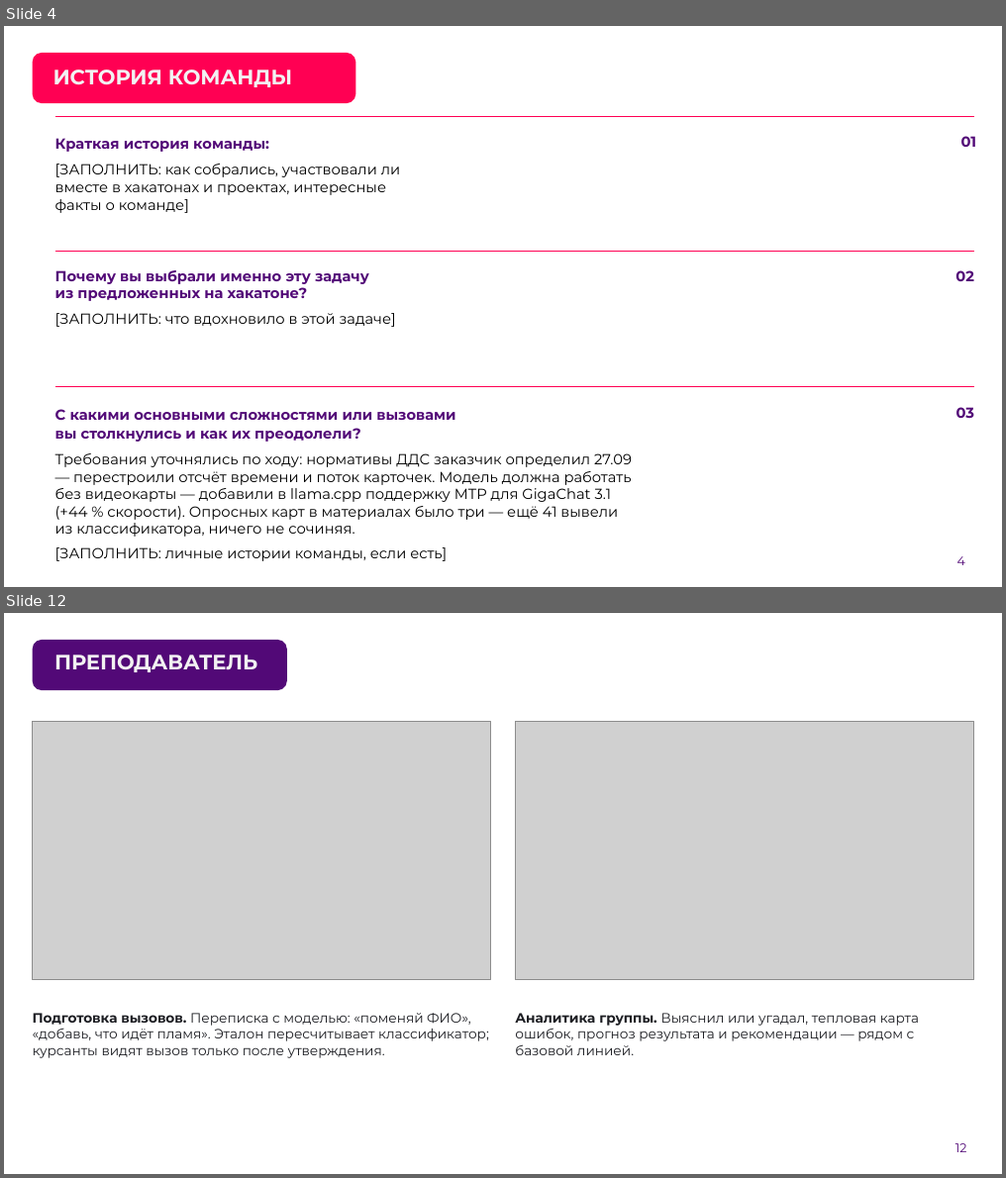
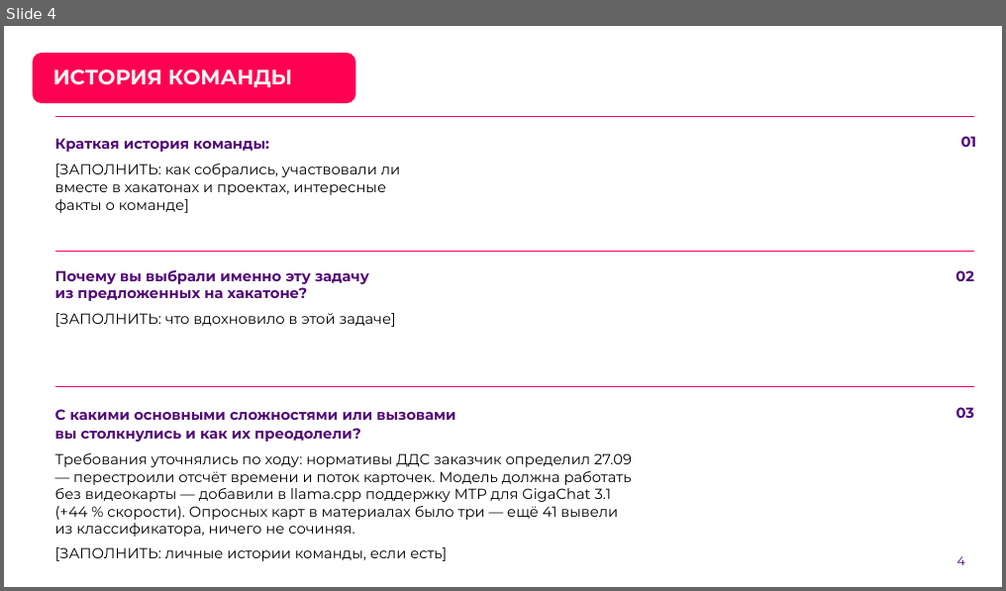
Before and after one commit to Den4ikAI/arm112-trainer_final, a slide deck: docs/презентация.pptx. Shown one above the other, each under a label of ours: slides 4 and 12 before the commit, slide 4 after it; the slides between them are not shown. The pictures are 1006x1178 and 1006x591 pixels, drawn with LibreOffice and Linux fonts; fonts in the diff are those of the drawing; grey boxes stand for pictures; background and template pictures are left out. Boxes give left, top, right and bottom in pixels: in the first picture for what was removed or moved away, otherwise in the second. Text is boxed around its words. In the diff, an @@ line names an element or a change of style, - is before the commit and + after.

```diff
--- a/docs/презентация.pptx
+++ b/docs/презентация.pptx
@@ slide 12 removed at [4, 613, 1002, 1174], background picture (left out) @@
@@ rounded rectangle removed at [33, 639, 287, 690] @@
@@ title removed at [54, 655, 257, 672] @@
-ПРЕПОДАВАТЕЛЬ
@@ picture removed at [33, 722, 491, 979] @@
@@ picture removed at [515, 722, 973, 979] @@
@@ text removed at [33, 1013, 489, 1059] @@
-Подготовка вызовов. Переписка с моделью: «поменяй ФИО», «добавь, что идёт пламя». Эталон пересчитывает классификатор; курсанты видят вызов только после утверждения.
@@ text removed at [515, 1013, 919, 1056] @@
-Аналитика группы. Выяснил или угадал, тепловая карта ошибок, прогноз результата и рекомендации — рядом с базовой линией.
@@ page number removed at [955, 1144, 967, 1153] @@
-12
```
Also in this commit, not shown: 2 slides changed, 19 slides added, 11 other slides removed, 9 other files.
